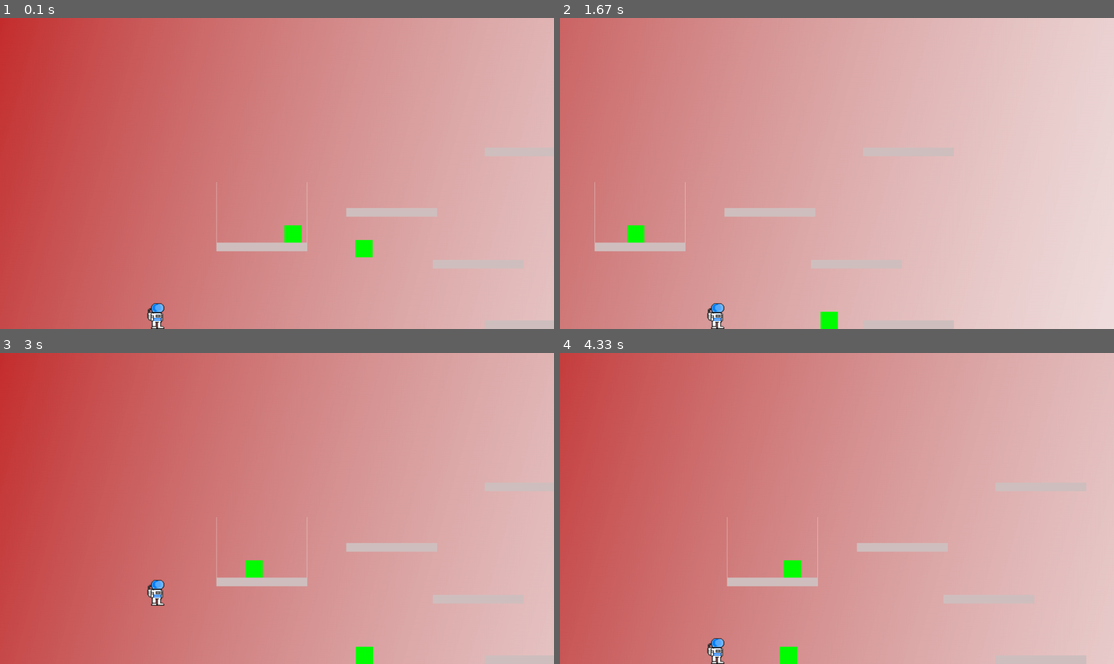
Above: before the commit, frames 1-4 (two rows, left to right).
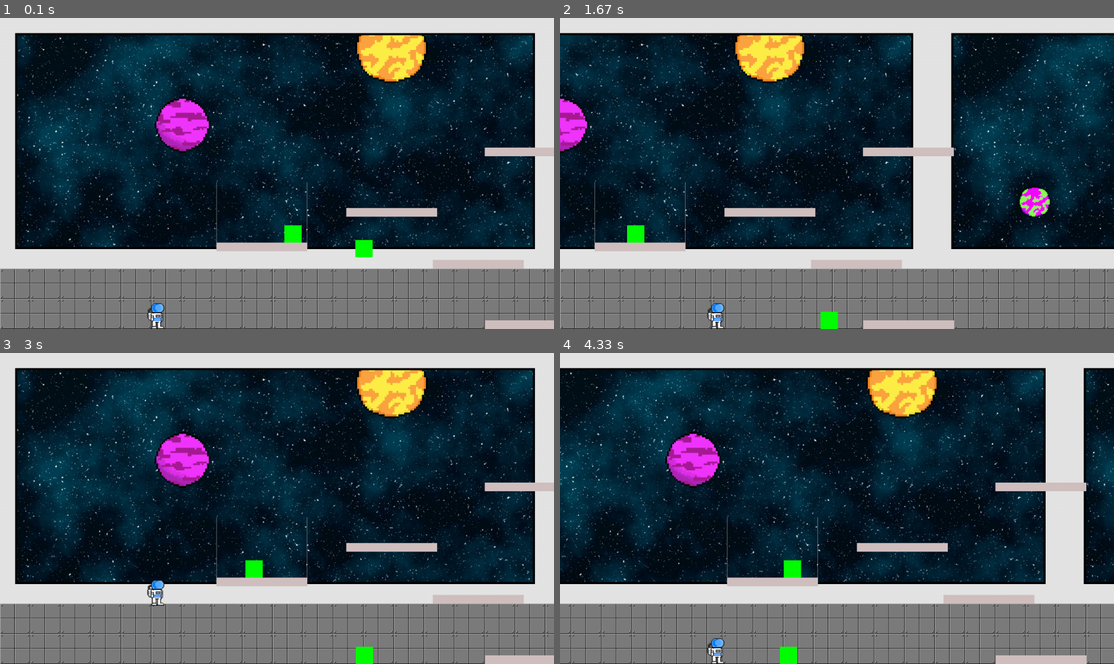
Above: after the commit, the same moments.

Repository: FlyingEwok/pygameRST
Game: pygame game, started from game.py
The game is run twice, just before and just after one commit, with the same random seed, the same clock (stepped at 60 frames per second) and the same inputs.
Inputs:
- Up to frame 1 (0.1 s): no input
- Up to frame 2 (1.67 s): hold Right 0.33-0.8 s; hold Up 0.83-1.13 s; hold Right 1.17-1.63 s
- Up to frame 3 (3 s): hold Left 1.67-2.2 s; hold Left 2.23-2.63 s; hold Up from 2.67 s (still down)
- Up to frame 4 (4.33 s): release Up at 3.03 s; hold Right 3.07-3.7 s; hold Left 3.73-4.2 s; hold Right from 4.23 s (still down)

The runs differ from the first frame. In frame 1, 97% of the frame differs, in the area x 0-100%, y 0-100%; in frame 2, 96%; in frame 3, 97%; in frame 4, 97%.

Commit message:
added comment, and changed background image

Diff:
--- a/levelclass.py
+++ b/levelclass.py
@@ -52,7 +52,7 @@
 
         # Draw the background
         # screen.fill(rgbColours.BLUE)
-        background = pygame.image.load('images/Test-Background.png')
+        background = pygame.image.load('images/SpaceBackground.png')
         screen.blit(background, (self.world_shift, 0))
 
         # Draw all the sprite lists that we have
--- a/main.py
+++ b/main.py
@@ -90,6 +90,7 @@
                 current_level = level_list[current_level_no]
                 player.level = current_level
 
+        # If player goes to the left end of the level, stop movement
         if current_position > current_level.level_start:
             player.change_x = 0
             player.rect.x = 341
